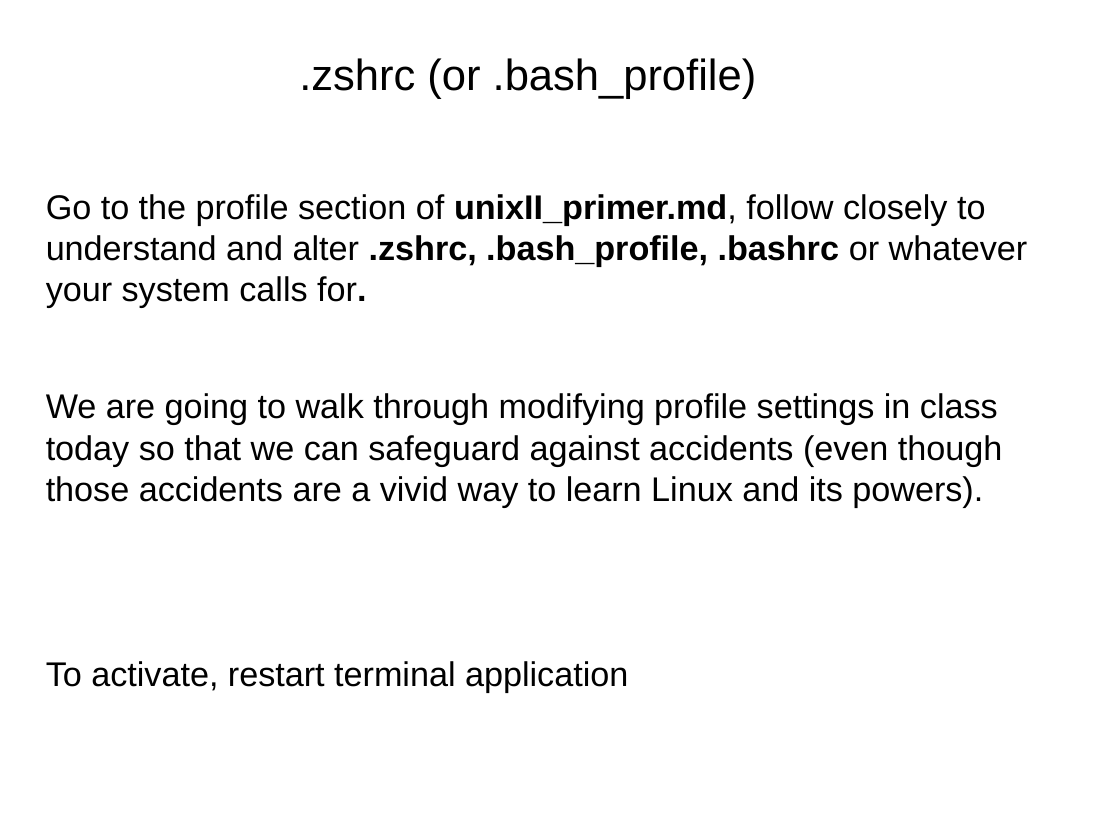
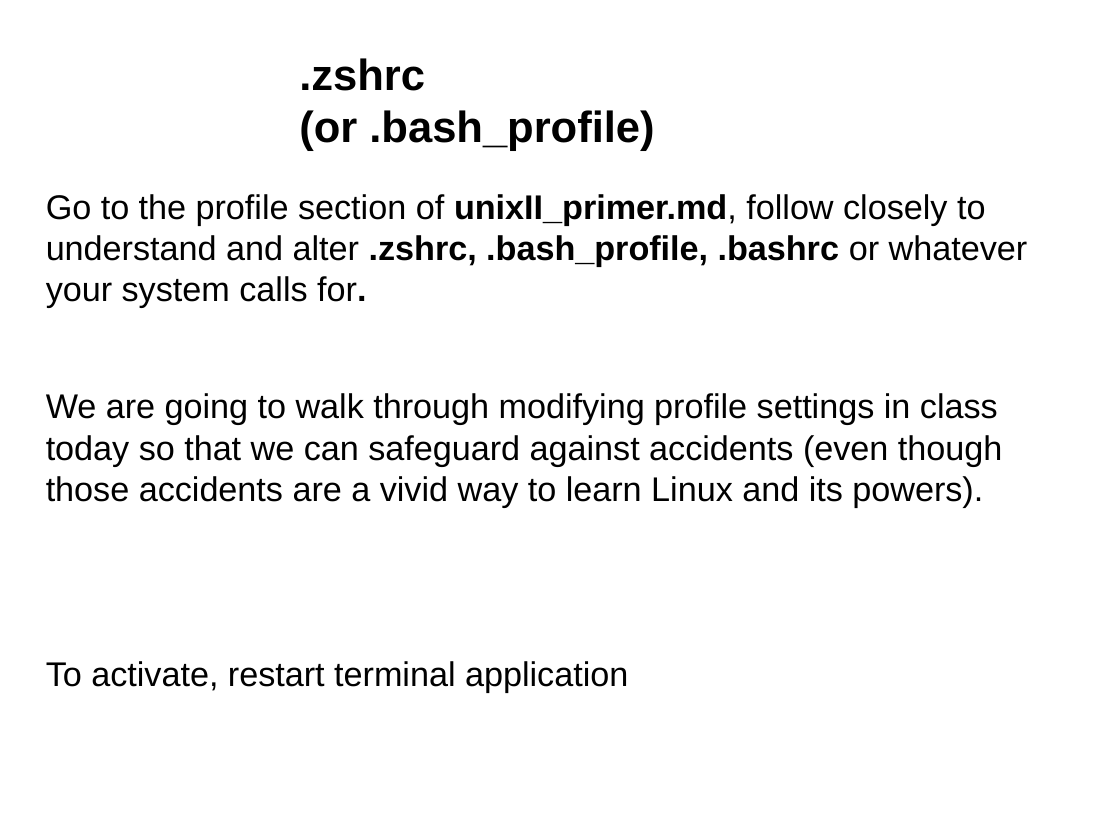
Before and after one commit to tparchman/F26_BIOL792, a slide deck: slide 7 of week2_LinuxII/week2.pptx. Drawn at 1120x840 pixels with LibreOffice and Linux fonts; fonts in the diff are those of the drawing. Boxes give left, top, right and bottom in pixels: in the first picture for what was removed or moved away, otherwise in the second. Text is boxed around its words. In the diff, an @@ line names an element or a change of style, - is before the commit and + after.

```diff
--- a/week2_LinuxII/week2.pptx
+++ b/week2_LinuxII/week2.pptx
@@ text ".zshrc (or .bash_profile)" at box(299, 58, 654, 151): bold on @@
```
Also in this commit, not shown: 6 other slides changed, 23 other files.
